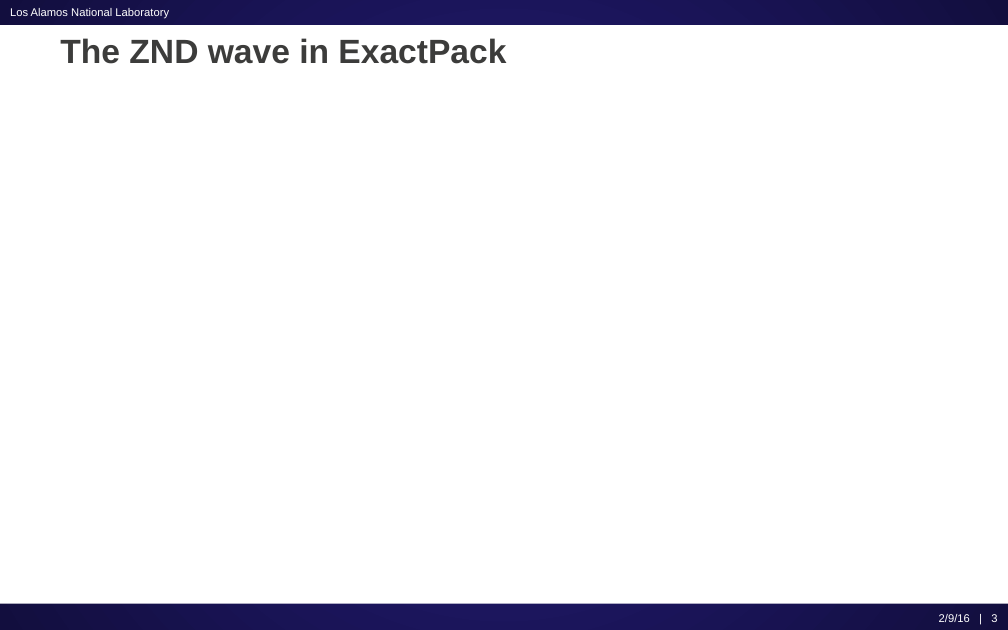
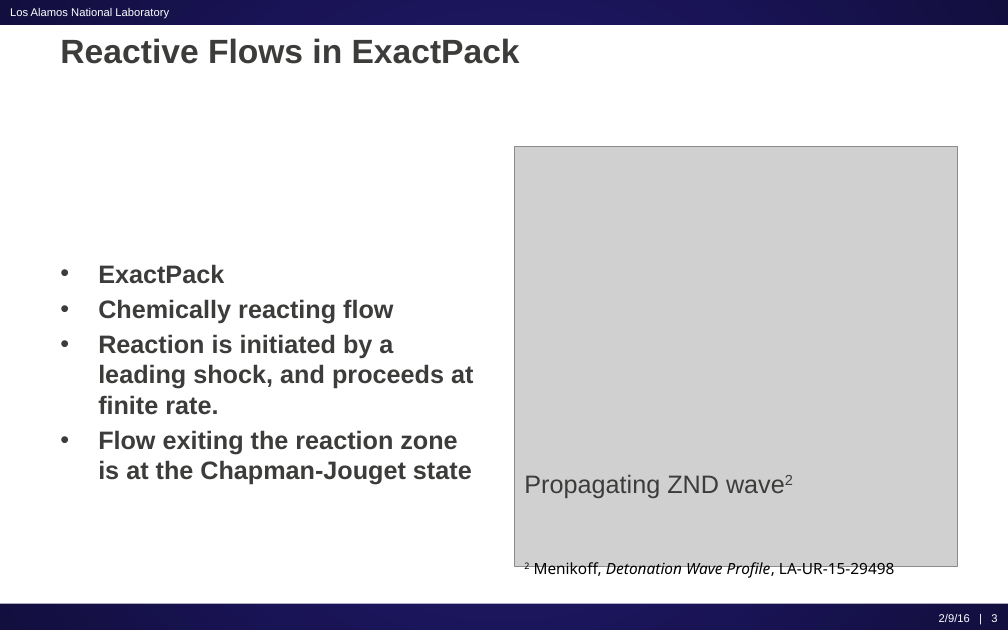
Before and after one commit to lanl/EOSlib, a slide deck: slide 3 of doc/ASME V&V Symposium/ASME V&V Symposium.pptx. Drawn at 1008x630 pixels with LibreOffice and Linux fonts; fonts in the diff are those of the drawing; grey boxes stand for pictures. Boxes give left, top, right and bottom in pixels: in the first picture for what was removed or moved away, otherwise in the second. Text is boxed around its words. In the diff, an @@ line names an element or a change of style, - is before the commit and + after.

```diff
--- a/doc/ASME V&V Symposium/ASME V&V Symposium.pptx
+++ b/doc/ASME V&V Symposium/ASME V&V Symposium.pptx
@@ title at (x1=60, y1=38, x2=520, y2=64): text changed @@
-The ZND wave in ExactPack
+Reactive Flows in ExactPack
@@ picture added at (x1=514, y1=147, x2=958, y2=566) @@
@@ text added at (x1=98, y1=264, x2=473, y2=485), 18 pt, text #3C3C3B, bold @@
+• ExactPack
+• Chemically reacting flow
+• Reaction is initiated by a leading shock, and proceeds at finite rate.
+• Flow exiting the reaction zone is at the Chapman-Jouget state
@@ text added at (x1=524, y1=475, x2=895, y2=579), 11 pt, text #000000 @@
+Propagating ZND wave2
+2 Menikoff, Detonation Wave Profile, LA-UR-15-29498
```
Also in this commit, not shown: 1 other slide changed, 2 slides added, 1 other file.
